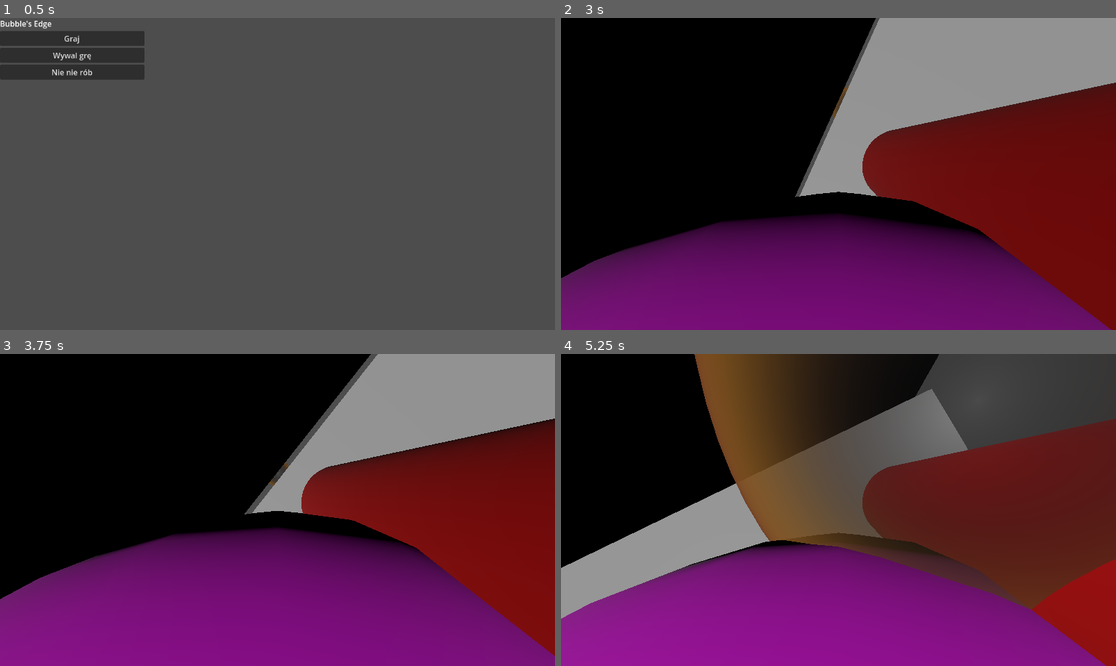
Above: before the commit, frames 1-4 (two rows, left to right).
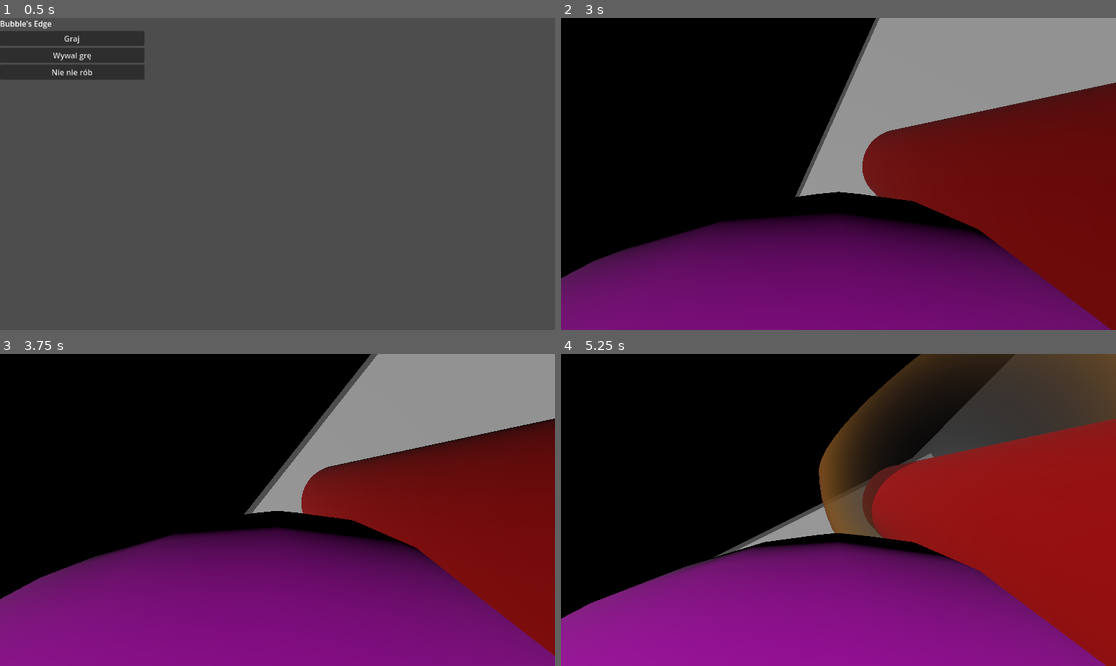
Above: after the commit, the same moments.

Repository: PieroganoReggiano/Bul-bul-myslenia
Game: Godot game, scene res://korzen.tscn
Two runs of this game, one before a commit and one after it. Both use one fixed random seed, a clock stepped at 60 frames per second and the inputs below.
Inputs (mouse positions are in pixels of both pictures, inside the frame that each line leads up to):
- Up to frame 1 (0.5 s): no input
- Up to frame 2 (3 s): click "Graj" at 0.5 s; tap Enter at 1.25 s; move the mouse to (866, 174) at 1.27 s; hold C (move_crouch) 1.28-2.03 s; hold Up (move_forward) from 1.28 s (still down); tap Space (move_jump) at 1.52, 2, 2.27 s; move the mouse to (810, 174) at 2.02 s; tap Shift (move_speed) at 2.1 s; move the mouse to (849, 167) at 2.77 s; press the mouse at (849, 167) at 2.78 s
- Up to frame 3 (3.75 s): keep holding Up (move_forward); move the mouse to (271, 516) at 3.52 s; release the mouse at (271, 516) at 3.53 s; tap C (move_crouch) at 3.6 s
- Up to frame 4 (5.25 s): keep holding Up (move_forward); tap Space (move_jump) at 3.77, 4.52 s; move the mouse to (877, 513) at 4.27 s; hold Shift (move_speed) 4.28-5.03 s; tap Enter at 5 s; move the mouse to (794, 506) at 5.02 s; click (794, 506) at 5.1 s

Frame 1 is identical in both runs. In frame 2, less than 0.1% of the frame differs, in the area x 43-79%, y 21-56%; in frame 3, less than 0.1%; in frame 4, 46%, in the area x 0-100%, y 0-86%.

Commit message:
Works somewhat beeetter

Diff:
--- a/parkourowiec.gd
+++ b/parkourowiec.gd
@@ -24,7 +24,7 @@
 var jump_state = false
 
 #@export var naboj_scene: PackedScene = preload("res://naboj.tscn")
-@export var naboj_scene: PackedScene = preload("res://sceny/bombel.tscn")
+@export var naboj_scene: PackedScene = preload("res://sceny/sticky_bombel.tscn")
 
 func shoot():
 	if not naboj_scene:
--- a/sceny/arena_1.tscn
+++ b/sceny/arena_1.tscn
@@ -1,6 +1,6 @@
 [gd_scene load_steps=6 format=3 uid="uid://p3dgkuct271i"]
 
-[ext_resource type="PackedScene" uid="uid://ck5h0es50dt5v" path="res://sceny/bombel.tscn" id="1_c113w"]
+[ext_resource type="PackedScene" uid="uid://ck5h0es50dt5v" path="res://sceny/sticky_bombel.tscn" id="1_c113w"]
 
 [sub_resource type="BoxShape3D" id="BoxShape3D_d4eis"]
 size = Vector3(20, 1, 20)
--- a/sceny/bombel.tscn
+++ b/sceny/sticky_bombel.tscn
@@ -1,7 +1,7 @@
 [gd_scene load_steps=8 format=3 uid="uid://ck5h0es50dt5v"]
 
-[ext_resource type="Shader" uid="uid://bwkahe1ytac2l" path="res://S_Bombel.tres" id="1_s067v"]
-[ext_resource type="Script" path="res://skrypty/bombel.gd" id="1_uljfu"]
+[ext_resource type="Script" path="res://skrypty/sticky_bombel.gd" id="1_2w8rm"]
+[ext_resource type="Shader" uid="uid://bwkahe1ytac2l" path="res://S_Bombel.tres" id="2_n3qpo"]
 
 [sub_resource type="PhysicsMaterial" id="PhysicsMaterial_fbhe2"]
 rough = true
@@ -21,21 +21,21 @@
 resource_local_to_scene = true
 margin = 0.03
 
-[node name="Bombel" type="RigidBody3D"]
+[node name="StickyBombel" type="RigidBody3D"]
 mass = 0.121
 physics_material_override = SubResource("PhysicsMaterial_fbhe2")
-script = ExtResource("1_uljfu")
+script = ExtResource("1_2w8rm")
 
 [node name="MeshInstance3D" type="MeshInstance3D" parent="."]
 mesh = SubResource("SphereMesh_sqddt")
 skeleton = NodePath("")
 surface_material_override/0 = SubResource("ShaderMaterial_joc5n")
 
-[node name="Area" type="Area3D" parent="."]
+[node name="PushArea" type="Area3D" parent="."]
 collision_layer = 3
 collision_mask = 3
 
-[node name="CollisionShape3D" type="CollisionShape3D" parent="Area"]
+[node name="CollisionShape3D" type="CollisionShape3D" parent="PushArea"]
 transform = Transform3D(0.8, 0, 0, 0, 0.8, 0, 0, 0, 0.8, 0, 0, 0)
 shape = SubResource("SphereShape3D_yetvf")
 
@@ -43,4 +43,13 @@
 transform = Transform3D(0.8, 0, 0, 0, 0.8, 0, 0, 0, 0.8, 0, 0, 0)
 shape = SubResource("SphereShape3D_eltx0")
 
-[connection signal="body_entered" from="Area" to="." method="_on_body_entered"]
+[node name="StickArea" type="Area3D" parent="."]
+collision_layer = 2
+collision_mask = 2
+
+[node name="CollisionShape3D" type="CollisionShape3D" parent="StickArea"]
+transform = Transform3D(0.8, 0, 0, 0, 0.8, 0, 0, 0, 0.8, 0, 0, 0)
+shape = SubResource("SphereShape3D_yetvf")
+
+[connection signal="body_entered" from="PushArea" to="." method="_on_pusharea_body_entered"]
+[connection signal="body_entered" from="StickArea" to="." method="_on_stickarea_body_entered"]
--- a/skrypty/bombel.gd
+++ b/skrypty/sticky_bombel.gd
@@ -31,10 +31,11 @@
 
 func refresh_scale(delta: float) -> void:
 	if inflating:
-		time_elapsed += delta * 4.0
+		time_elapsed += delta * 1.0
 	var s = calc_scale()
 	$CollisionShape3D.shape.radius = default_block_radius * s * (1.0 + time_elapsed) - 0.04 * (1.0 + time_elapsed)
-	$Area/CollisionShape3D.shape.radius = default_block_radius * s * (1.0 + time_elapsed)
+	$PushArea/CollisionShape3D.shape.radius = default_block_radius * s * (1.0 + time_elapsed)
+	$StickArea/CollisionShape3D.shape.radius = default_block_radius * s * (1.0 + time_elapsed)
 	mesh.scale = Vector3.ONE * s * 2.0 * (1.0 + time_elapsed)
 	if scale_original == null:
 		scale_original = mesh.scale
@@ -52,11 +53,15 @@
 	refresh_scale(delta)
 
 
-func _on_body_entered(body: Node) -> void:
+func _on_pusharea_body_entered(body: Node) -> void:
+	print("Sticky bubble bounce-collided with: " + body.get_name())
 	if body is Parkourowiec:
 		bounce_parkourowiec(body)
 	pass # Replace with function body.
 
+func _on_stickarea_body_entered(body: Node) -> void:
+	freeze = true
+	pass # Replace with function body.
 
 func bounce_parkourowiec(parkourowiec : Parkourowiec) -> void:
 	print("hehe")
Not shown: 1 places in sceny/sticky_bombel.tscn that only renumber resources
Not shown, added: sceny/stiC756.tmp
Not shown, added: sceny/stiD8DB.tmp
